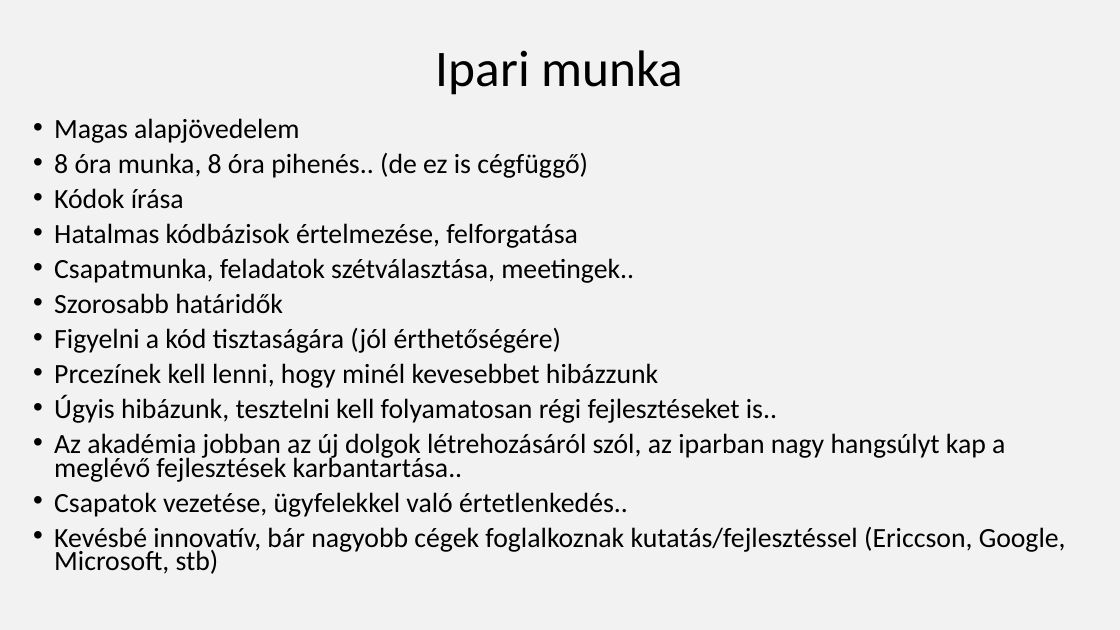
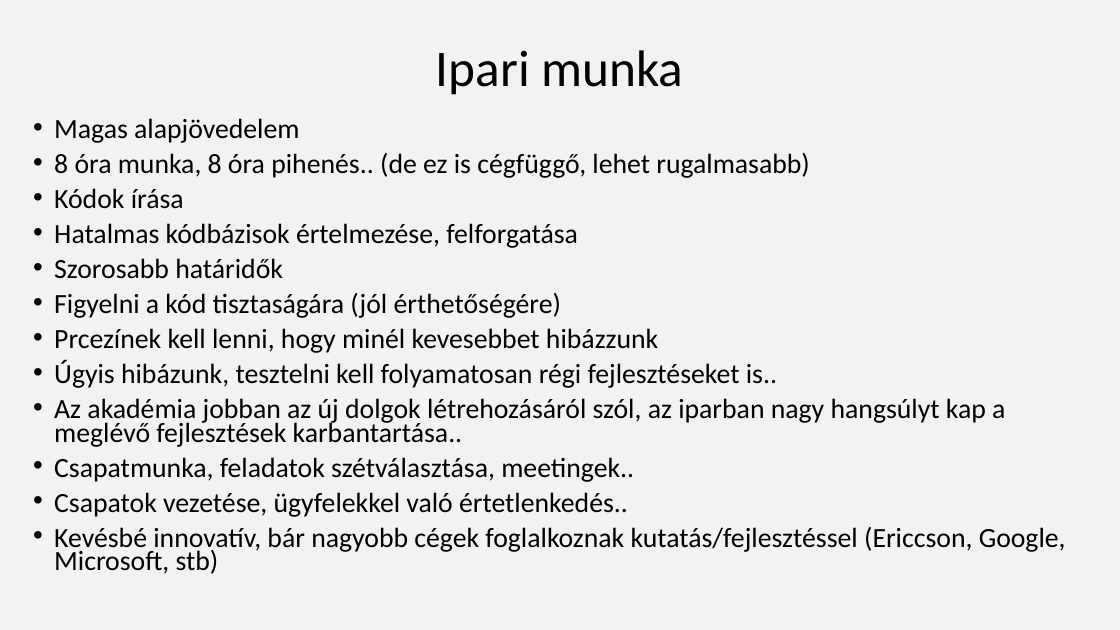
Before and after one commit to nagyandras95/Egyetem, a slide deck: slide 10 of efop/03/Programozók világa.pptx. Drawn at 1120x630 pixels with LibreOffice and Linux fonts; fonts in the diff are those of the drawing. Boxes give left, top, right and bottom in pixels: in the first picture for what was removed or moved away, otherwise in the second. Text is boxed around its words. In the diff, an @@ line names an element or a change of style, - is before the commit and + after.

```diff
--- a/efop/03/Programozók világa.pptx
+++ b/efop/03/Programozók világa.pptx
@@ text at (x1=54, y1=153, x2=810, y2=178): text changed @@
-• 8 óra munka, 8 óra pihenés.. (de ez is cégfüggő)
+• 8 óra munka, 8 óra pihenés.. (de ez is cégfüggő, lehet rugalmasabb)
@@ text at (x1=54, y1=258, x2=634, y2=283): paragraph removed @@
-• Csapatmunka, feladatok szétválasztása, meetingek..
@@ text at (x1=54, y1=457, x2=634, y2=482): paragraph added @@
+• Csapatmunka, feladatok szétválasztása, meetingek..
```
Also in this commit, not shown: 5 other slides changed, 1 slide added.
